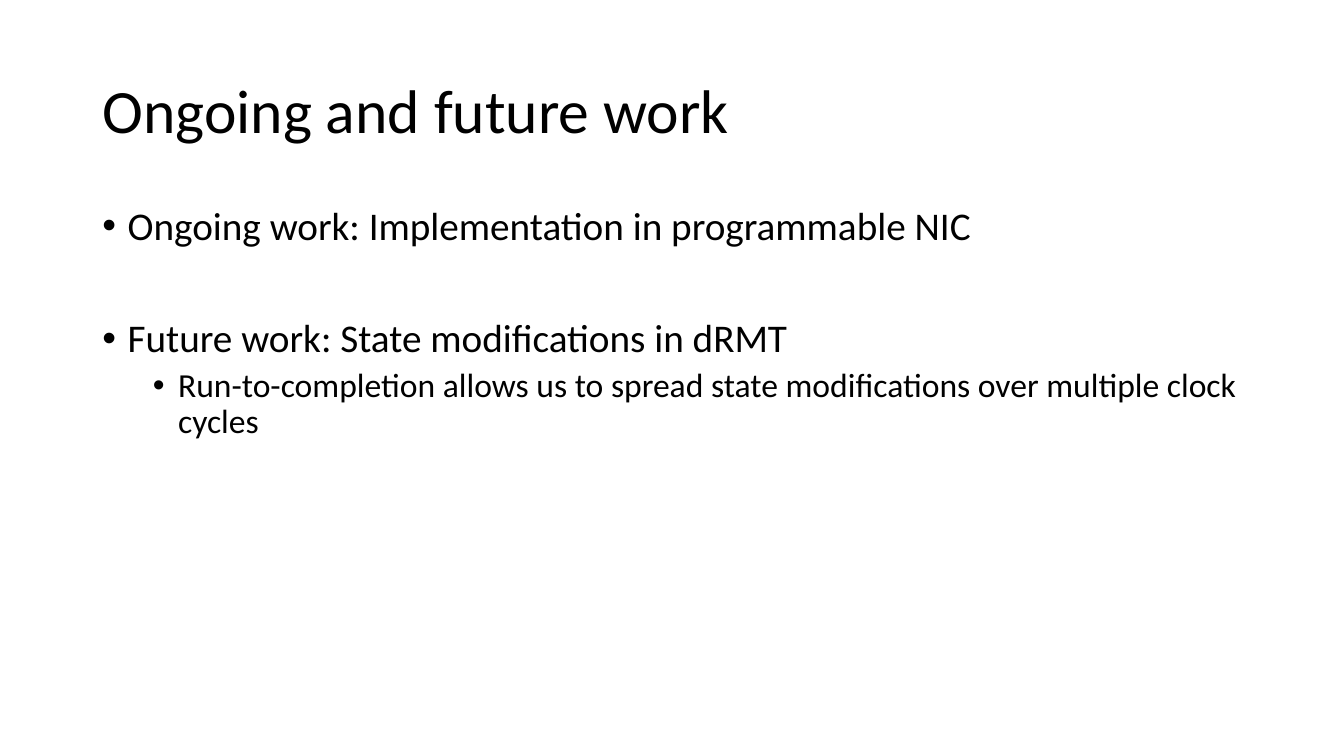
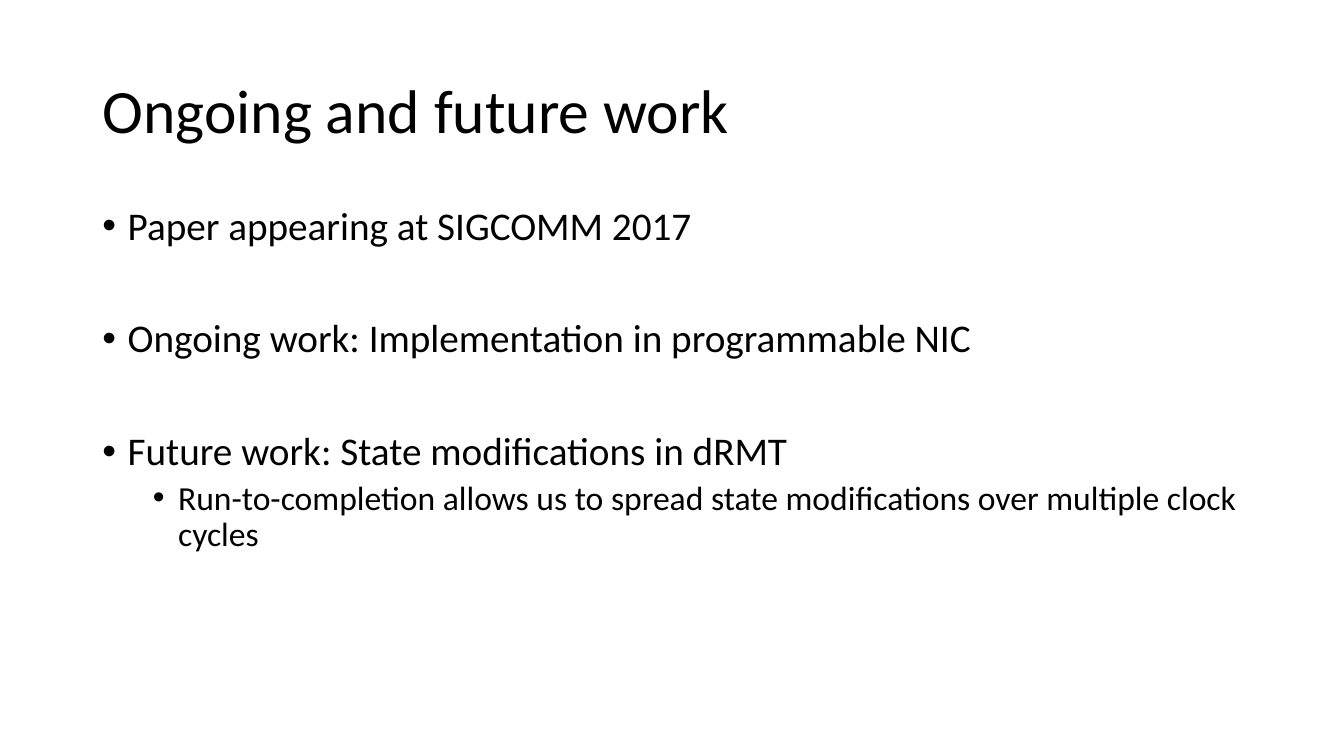
Before and after one commit to anirudhSK/drmt_talk, a slide deck: slide 30 of drmt.pptx (slide 31 before the commit). Drawn at 1344x756 pixels with LibreOffice and Linux fonts; fonts in the diff are those of the drawing. Boxes give left, top, right and bottom in pixels: in the first picture for what was removed or moved away, otherwise in the second. Text is boxed around its words. In the diff, an @@ line names an element or a change of style, - is before the commit and + after.

```diff
--- a/drmt.pptx
+++ b/drmt.pptx
@@ text at [128, 213, 691, 247]: paragraph added @@
+• Paper appearing at SIGCOMM 2017
```
